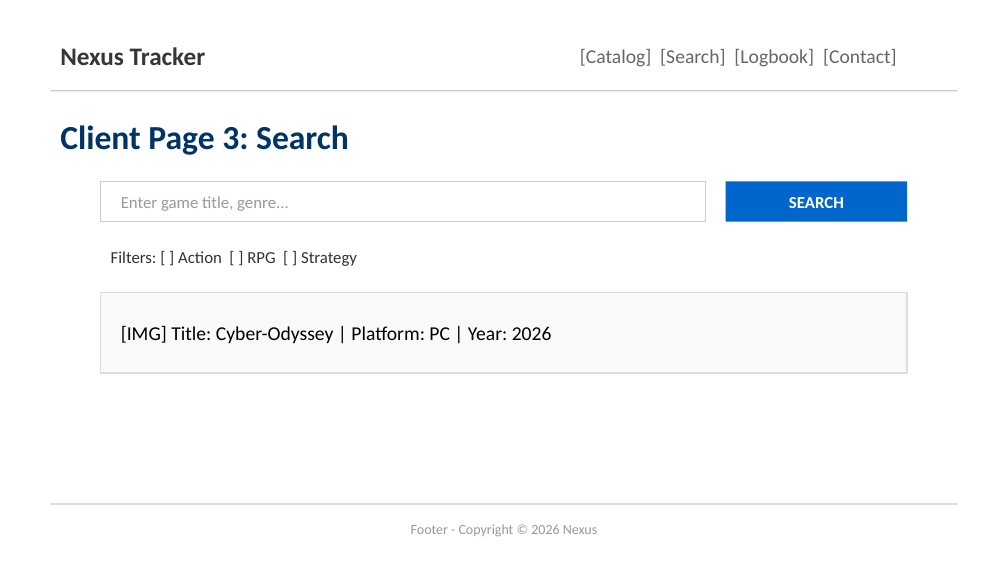
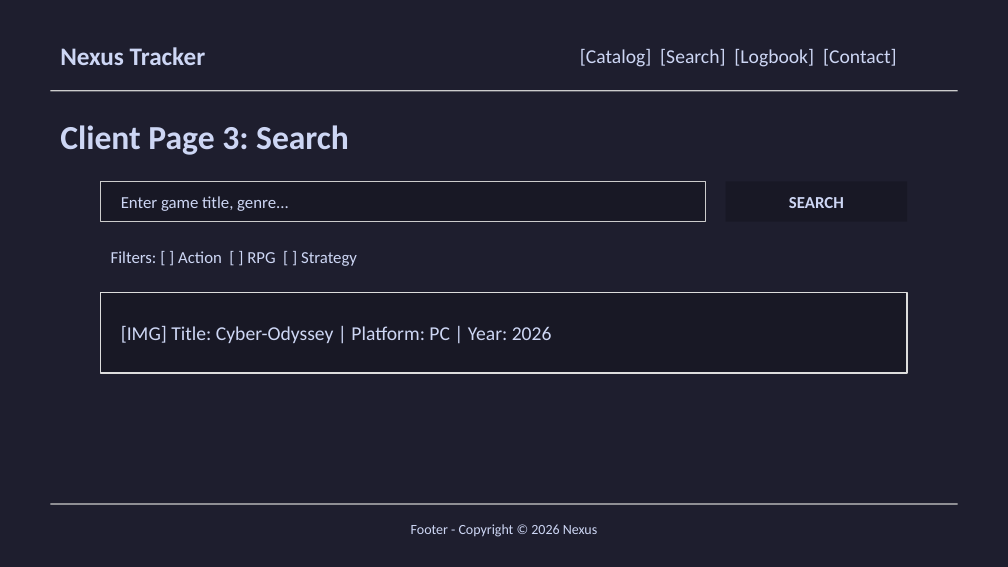
Before and after one commit to jaswanthtk/Nexus-Game-Tracker, a slide deck: slide 3 of .dev_workspace/Project_Wireframes_Proper.pptx. Drawn at 1008x567 pixels with LibreOffice and Linux fonts; fonts in the diff are those of the drawing. Boxes give left, top, right and bottom in pixels: in the first picture for what was removed or moved away, otherwise in the second. Text is boxed around its words. In the diff, an @@ line names an element or a change of style, - is before the commit and + after.

```diff
--- a/.dev_workspace/Project_Wireframes_Proper.pptx
+++ b/.dev_workspace/Project_Wireframes_Proper.pptx
@@ background #FFFFFF to #1E1E2E @@
@@ text "Nexus Tracker" at (60, 47, 206, 65): text colour #363636 to #CDD6F4 @@
@@ text "[Catalog] [Search] [Logbook] [Contact]" at (580, 49, 897, 67): text colour #666666 to #CDD6F4 @@
@@ text "Client Page 3: Search" at (60, 125, 349, 155): text colour #003366 to #CDD6F4 @@
@@ rectangle at (101, 181, 706, 222): fill #FFFFFF to #181825 @@
@@ text "Enter game title, genre..." at (121, 196, 289, 211): text colour #999999 to #CDD6F4 @@
@@ text "SEARCH" at (789, 197, 844, 208): text colour #FFFFFF to #CDD6F4 @@
@@ rectangle at (726, 181, 907, 222): fill #0066CC to #181825 @@
@@ text "Filters: [ ] Action [ ..." at (111, 251, 357, 266): text colour #333333 to #CDD6F4 @@
@@ rectangle at (101, 292, 907, 373): fill #F9F9F9 to #181825 @@
@@ text "[IMG] Title: Cyber-Odyssey | Platform: ..." at (121, 326, 552, 343): text colour #000000 to #CDD6F4 @@
@@ text "Footer - Copyright © 2026 ..." at (411, 524, 597, 537): text colour #999999 to #CDD6F4 @@
```
Also in this commit, not shown: 13 other slides changed, 22 other files.
